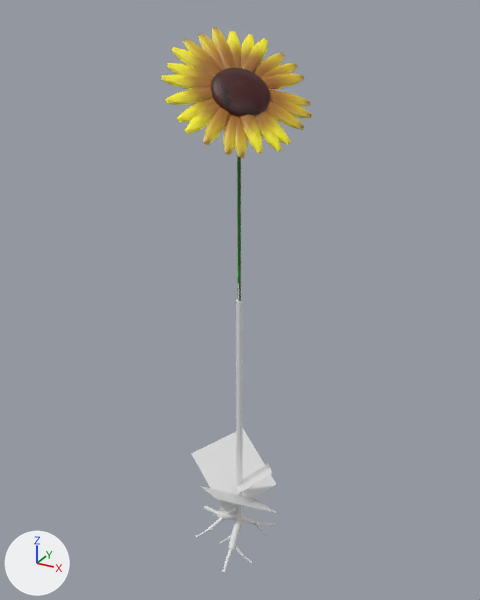
The Blender file Sunflower1.blend as it was, and as the next commit left it.
Before and after are seen from a camera (50 mm lens) standing at (42.7, -77.1, 78.0) and looking at (-2.5, 5.0, 37.0). Every picture has the same lights, and +X, +Y and +Z are marked at lower left. The picture after the commit comes second.

In view in the first picture: 'Middle', 'Petals ', 'Stem_outer', 'SunflowerLeaf', 'SunflowerLeaf.001', 'SunflowerLeaf.002' and 6 more.
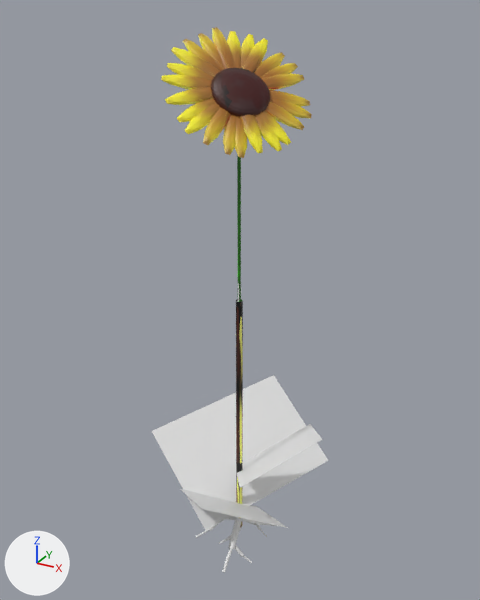
Location of each change, [x1, y1, x2, y2] in pixels of the pictures (480 x 600 px):
'SunflowerLeaf', moved, rescaled (106% wider, 85% taller)
    before: [191, 429, 276, 513]
    after: [152, 375, 328, 531]
'SunflowerLeaf.002', moved, rescaled (132% wider, 110% taller)
    before: [236, 464, 272, 494]
    after: [237, 424, 322, 488]
'SunflowerLeaf.001', moved, rescaled (42% wider, 43% taller)
    before: [200, 486, 276, 513]
    after: [180, 489, 288, 528]
'Stem_outer', recoloured (white to yellow)
    both: [236, 299, 243, 528]

The change in detail:
me_cylinder_002 has 64 vertices, 34 faces and spans x -1.0..1.0, y -1.0..1.0, z -1.0..1.0.
me_cylinder_002 no longer uses material mat_material (white #e7e7e7).
me_cylinder_002 gains material mat_material_003 (picture img_sunflower).
Object 'SunflowerLeaf' (ob_sunflowerleaf) moves from (-3.0, 3.8, 5.8) to (-3.4, 7.5, 7.9).
Object 'SunflowerLeaf' (ob_sunflowerleaf) is rescaled from (11.3, 11.3, 11.3) to (27.5, 18.6, 22.3).
Object 'SunflowerLeaf.001' (ob_sunflowerleaf_001) moves from (1.6, -3.5, 6.6) to (1.9, -5.6, 6.6).
Object 'SunflowerLeaf.001' (ob_sunflowerleaf_001) is rescaled from (10.4, 10.1, 7.63) to (14.4, 14.2, 10.7).
Object 'SunflowerLeaf.002' (ob_sunflowerleaf_002) moves from (2.3, 0.8, 7.9) to (5.7, 2.2, 13.0).
Object 'SunflowerLeaf.002' (ob_sunflowerleaf_002) is rescaled from (6.32, 6.32, 6.32) to (11.9, 14.4, 13.3).
